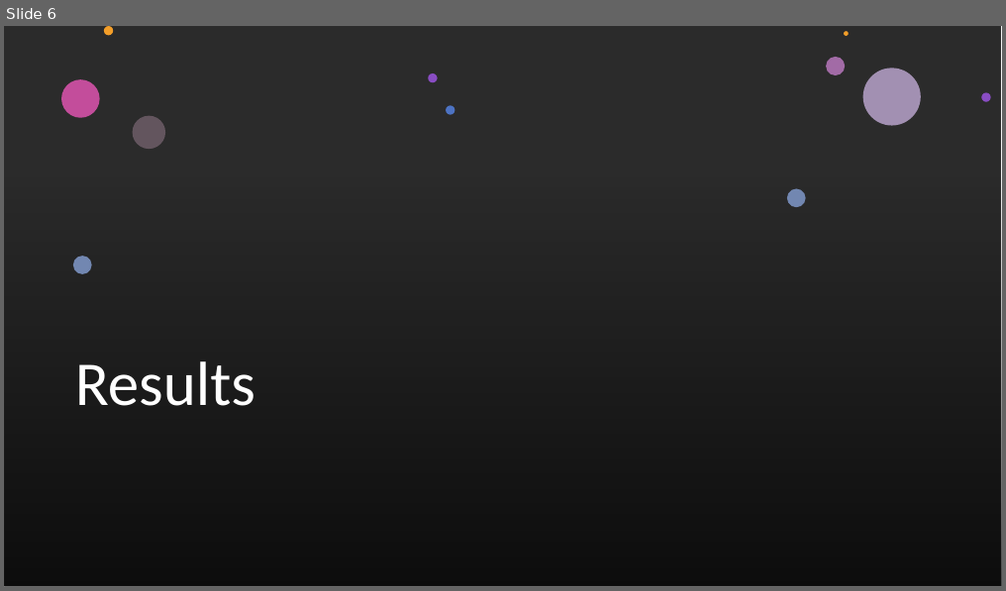
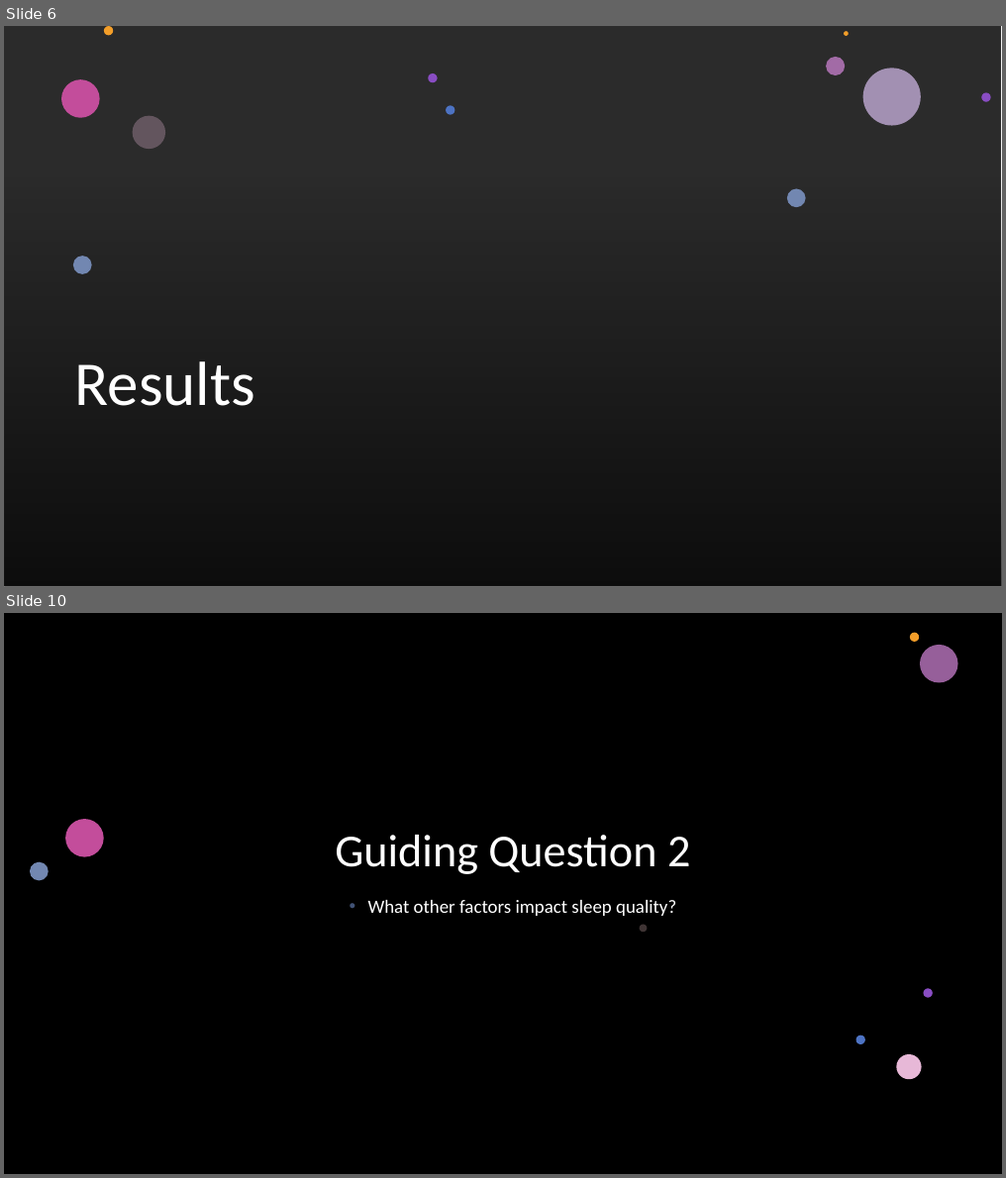
Before and after one commit to josh314151/DATA-601-602-G15, a slide deck: 601 G15 Presentation.pptx. Shown one above the other, each under a label of ours: slide 6 before the commit, slides 6 and 10 after it; the slides between them are not shown. The pictures are 1006x591 and 1006x1178 pixels, drawn with LibreOffice and Linux fonts; fonts in the diff are those of the drawing; background and template pictures are left out; a plain dark background stands for a picture behind light text. Boxes give left, top, right and bottom in pixels: in the first picture for what was removed or moved away, otherwise in the second. Text is boxed around its words. In the diff, an @@ line names an element or a change of style, - is before the commit and + after.

```diff
--- a/601 G15 Presentation.pptx
+++ b/601 G15 Presentation.pptx
@@ slide 10 added at (x1=4, y1=613, x2=1002, y2=1174), background picture (left out) @@
@@ rectangle added at (x1=4, y1=613, x2=1002, y2=1174), fill #000000 @@
@@ title added at (x1=335, y1=835, x2=690, y2=874), 44 pt, text #FFFFFF @@
+Guiding Question 2
@@ text added at (x1=368, y1=900, x2=676, y2=916), 18 pt, text #FFFFFF @@
+• What other factors impact sleep quality?
@@ group added at (x1=30, y1=633, x2=958, y2=1079): 8 ellipses @@
@@ group added at (x1=4, y1=613, x2=1002, y2=1174): 4 freeform shapes @@
```
Also in this commit, not shown: 17 other slides added, 5 other files.
